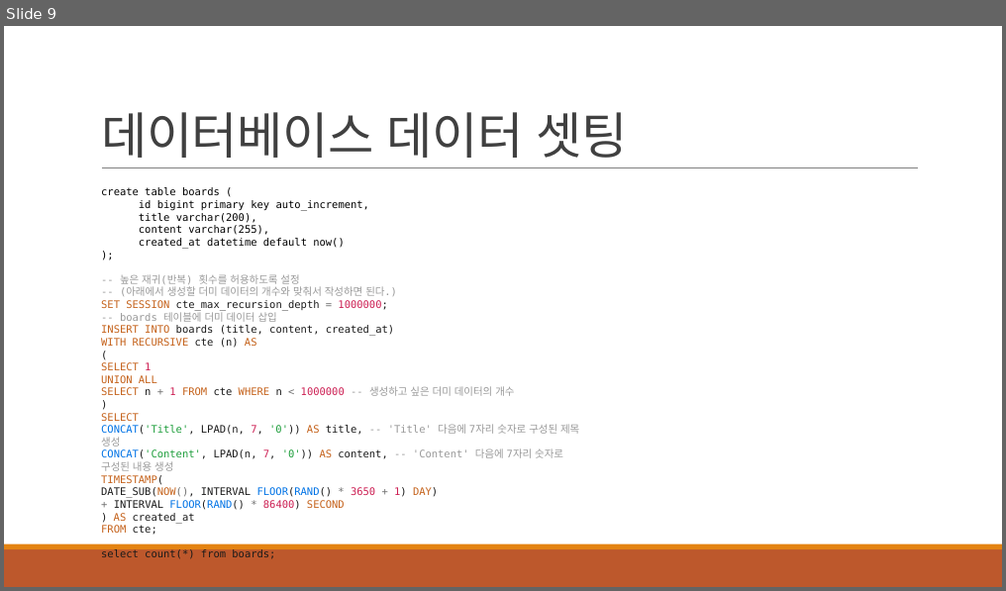
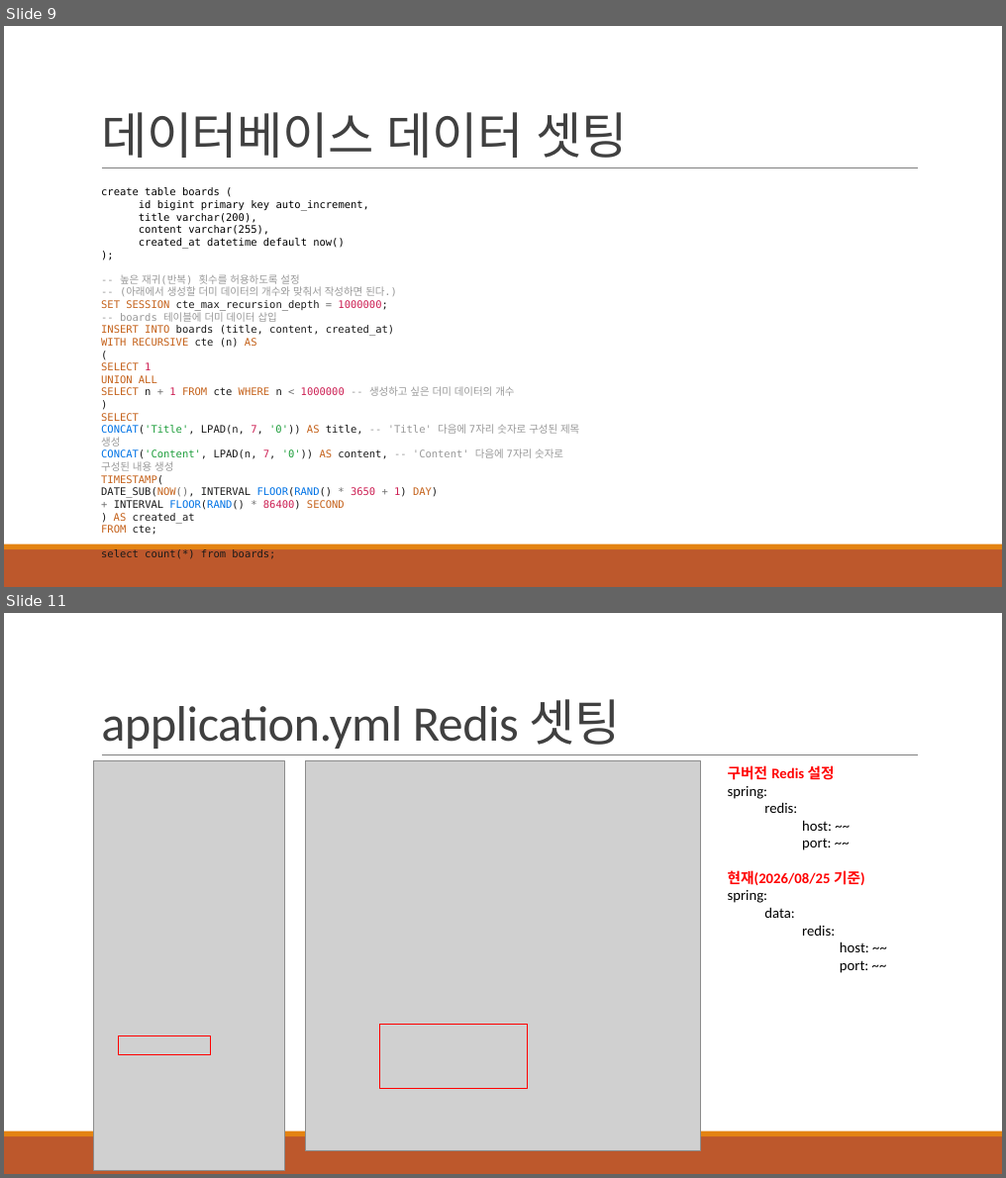
Before and after one commit to khb3025/study-redis-1, a slide deck: 3.로컬 환경 SpringBoot+Redis.pptx. Shown one above the other, each under a label of ours: slide 9 before the commit, slides 9 and 11 after it; the slides between them are not shown. The pictures are 1006x591 and 1006x1178 pixels, drawn with LibreOffice and Linux fonts; fonts in the diff are those of the drawing; grey boxes stand for pictures. Boxes give left, top, right and bottom in pixels: in the first picture for what was removed or moved away, otherwise in the second. Text is boxed around its words. In the diff, an @@ line names an element or a change of style, - is before the commit and + after.

Commit message:
feat : SpringBoot에 Redis Cache 적용
- 적용 미 적용 응답속도 비교

```diff
--- a/3.로컬 환경 SpringBoot+Redis.pptx
+++ b/3.로컬 환경 SpringBoot+Redis.pptx
@@ slide 11 added at <box>4,613,1002,1174</box>, background #FFFFFF; not listed: 3 template elements that a slide beside it also shows @@
@@ title added at <box>101,699,621,749</box>, 48 pt, text #404040 @@
+application.yml Redis 셋팅
@@ picture added at <box>94,761,285,1170</box> @@
@@ picture added at <box>306,761,701,1152</box> @@
@@ text added at <box>728,765,869,973</box>, 14 pt, text #000000 @@
+구버전 Redis 설정
+spring:
+redis:
+host: ~~
+port: ~~
+현재(2026/08/25 기준)
+spring:
+data:
+redis:
+host: ~~
+port: ~~
@@ rectangle added at <box>380,1024,528,1088</box>, outline #FF0000 1.25 pt @@
@@ rectangle added at <box>119,1037,211,1056</box>, outline #FF0000 1.25 pt @@
```
Also in this commit, not shown: 1 slide changed, 7 other slides added, 9 other files.
